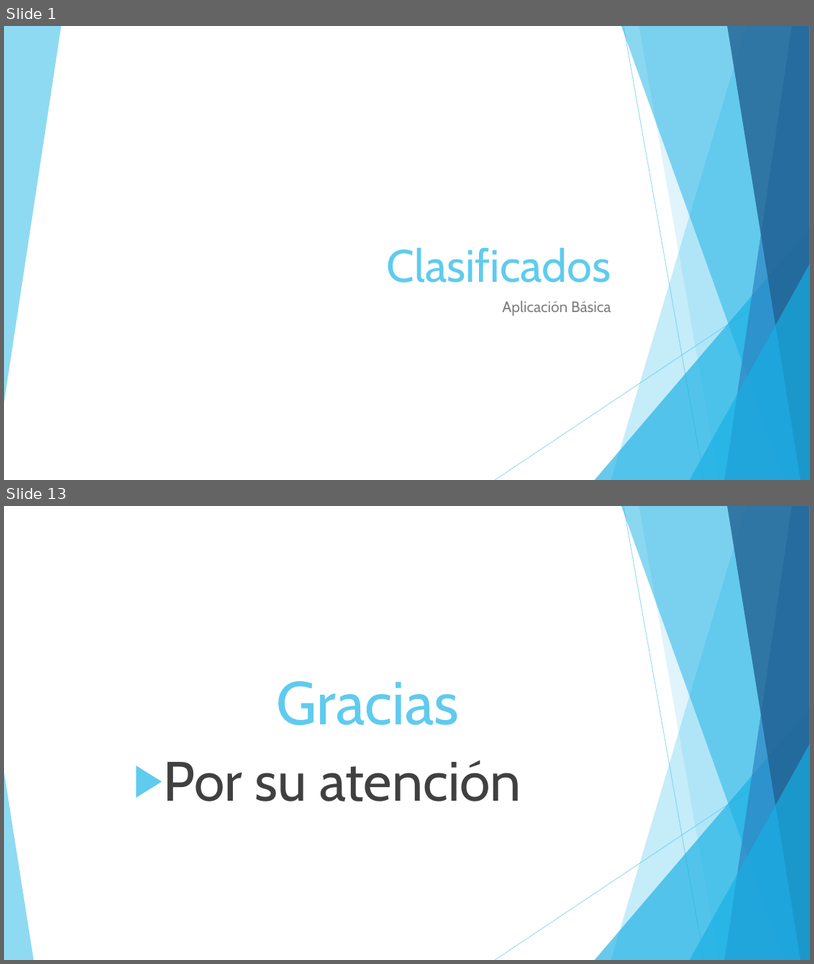
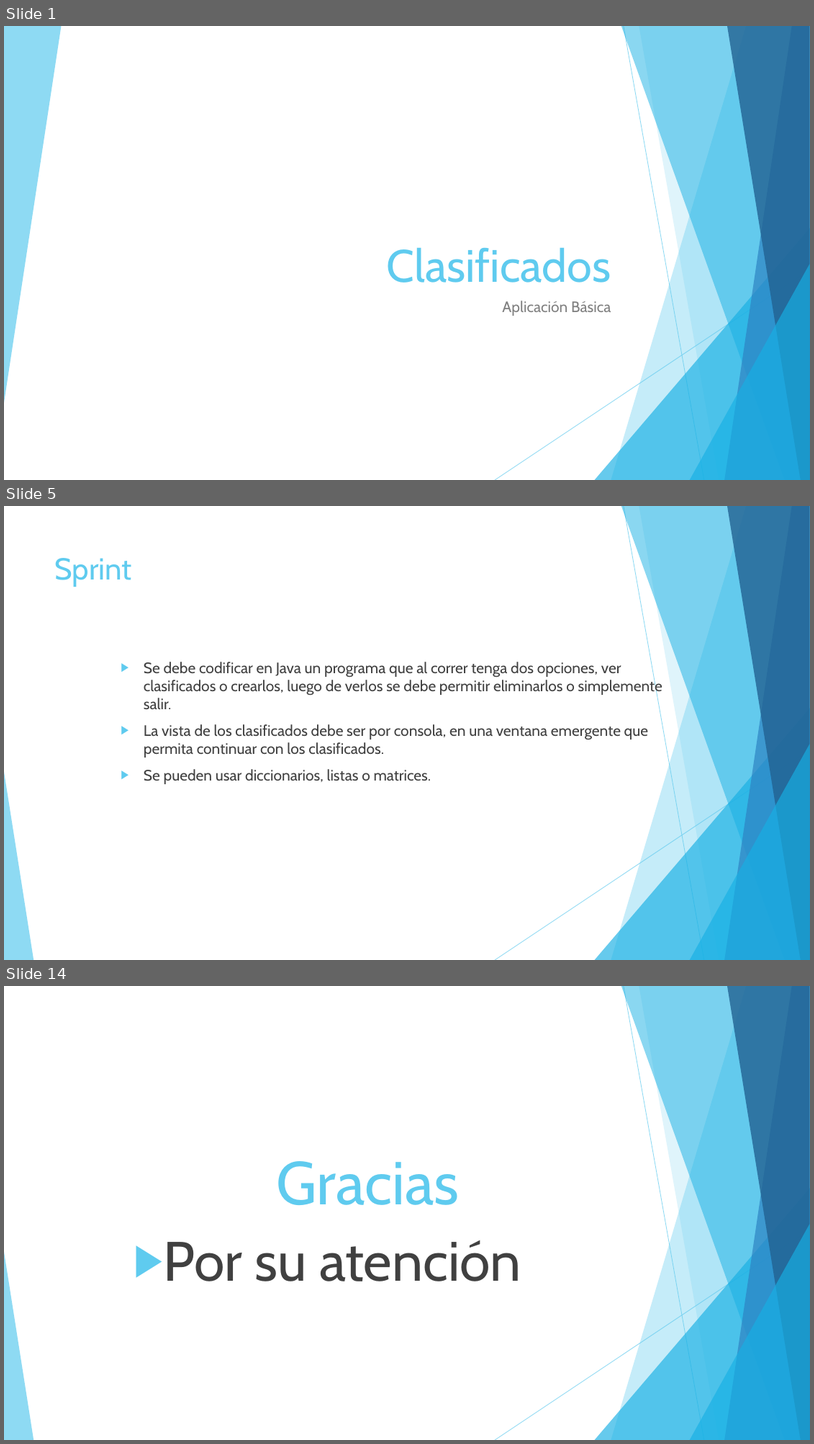
Before and after one commit to Vampiro20111/clasificados, a slide deck: Clasificados.pptx. Shown one above the other, each under a label of ours: slides 1 and 13 before the commit, slides 1, 5 and 14 after it; the slides between them are not shown. The pictures are 814x964 and 814x1444 pixels, drawn with LibreOffice and Linux fonts; fonts in the diff are those of the drawing. Boxes give left, top, right and bottom in pixels: in the first picture for what was removed or moved away, otherwise in the second. Text is boxed around its words. In the diff, an @@ line names an element or a change of style, - is before the commit and + after.

```diff
--- a/Clasificados.pptx
+++ b/Clasificados.pptx
@@ slide 5 added at (4,506,810,960), background #FFFFFF; not listed: 10 template elements that a slide beside it also shows @@
@@ title added at (55,558,132,587), 36 pt, text #5FCBEF @@
+Sprint
@@ text added at (144,662,663,784), 18 pt, text #404040 @@
+▶ Se debe codificar en Java un programa que al correr tenga dos opciones, ver clasificados o crearlos, luego de verlos se debe permitir eliminarlos o simplemente salir.
+▶ La vista de los clasificados debe ser por consola, en una ventana emergente que permita continuar con los clasificados.
+▶ Se pueden usar diccionarios, listas o matrices.
@@ what was slide 13 is now slide 14 @@
```
Also in this commit, not shown: 6 slides changed, 4 other slides added, 4 slides removed.
